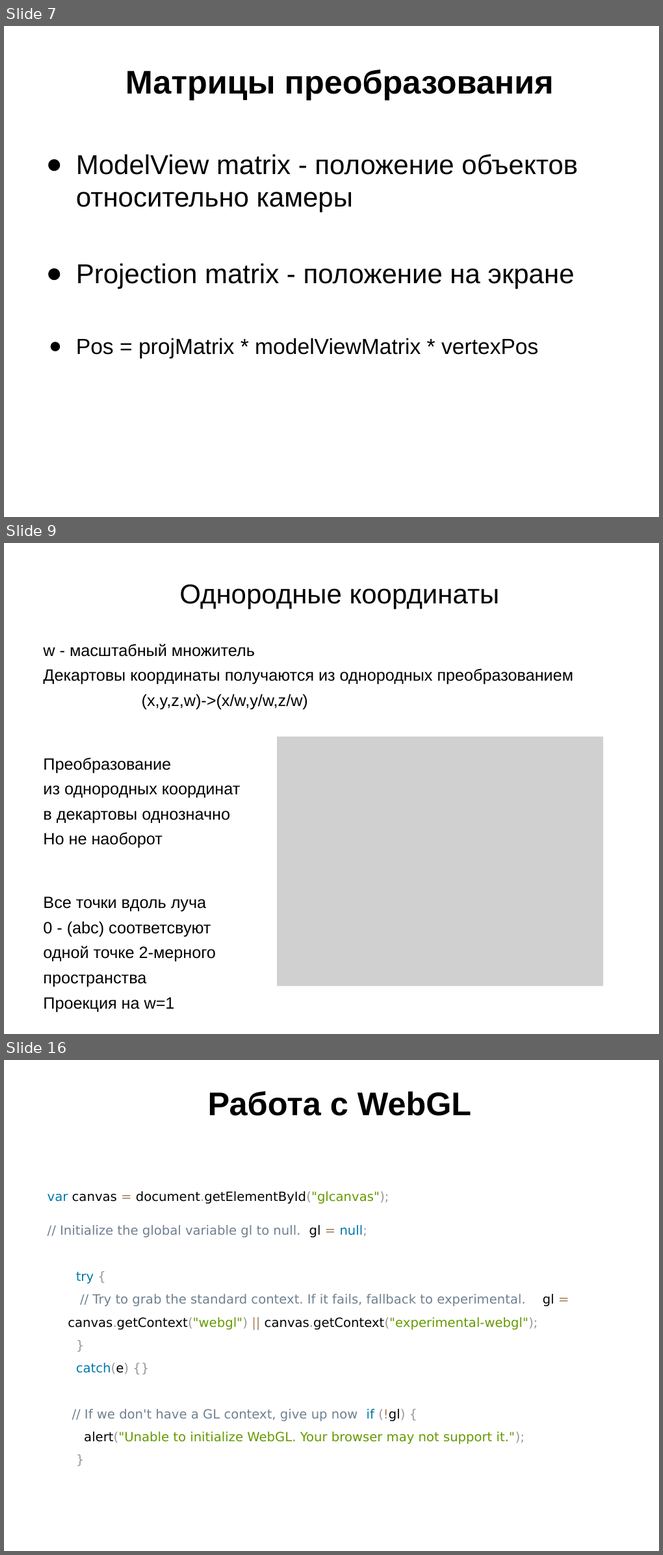
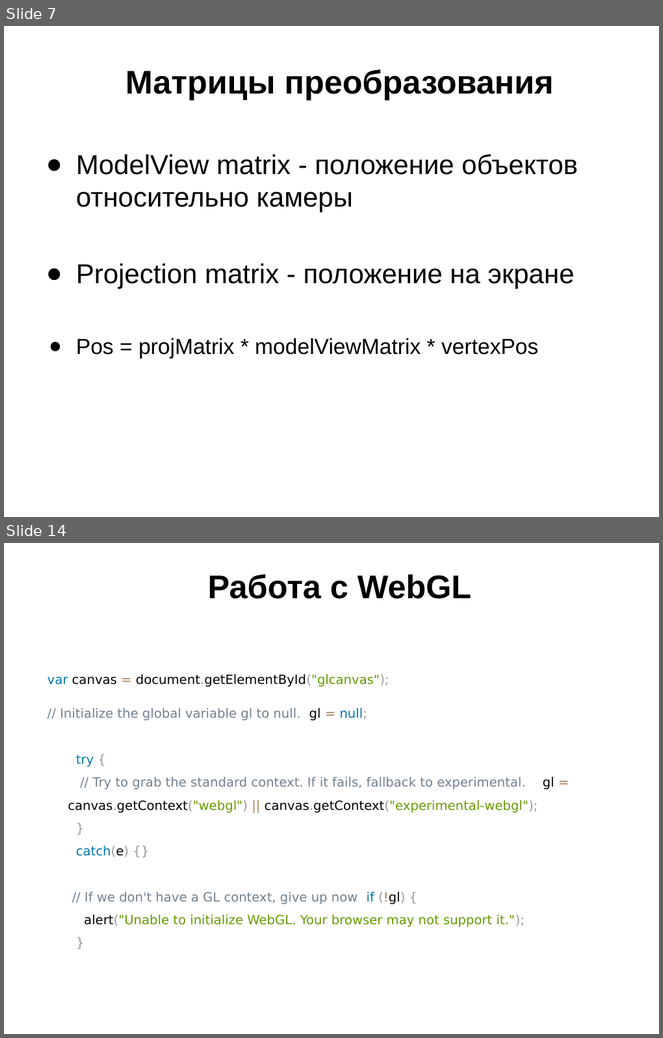
Before and after one commit to schadov/241m-lectures, a slide deck: Lecture-webgl.pptx. Shown one above the other, each under a label of ours: slides 7, 9 and 16 before the commit, slides 7 and 14 after it; the slides between them are not shown. The pictures are 663x1555 and 663x1038 pixels, drawn with LibreOffice and Linux fonts; fonts in the diff are those of the drawing; grey boxes stand for pictures. Boxes give left, top, right and bottom in pixels: in the first picture for what was removed or moved away, otherwise in the second. Text is boxed around its words. In the diff, an @@ line names an element or a change of style, - is before the commit and + after.

```diff
--- a/Lecture-webgl.pptx
+++ b/Lecture-webgl.pptx
@@ slide 9 removed at bbox=[4, 543, 659, 1034], background #FFFFFF @@
@@ title removed at bbox=[180, 584, 500, 609] @@
-Однородные координаты
@@ text removed at bbox=[43, 644, 574, 1012] @@
-w - масштабный множитель
-Декартовы координаты получаются из однородных преобразованием
-(x,y,z,w)->(x/w,y/w,z/w)
-Преобразование
-из однородных координат
-в декартовы однозначно
-Но не наоборот
-Все точки вдоль луча
-0 - (abc) соответсвуют
-одной точке 2-мерного
-пространства
-Проекция на w=1
@@ picture removed at bbox=[277, 737, 603, 986] @@
@@ what was slide 16 is now slide 14 @@
```
Also in this commit, not shown: 6 slides changed, 2 slides added, 3 other slides removed.
